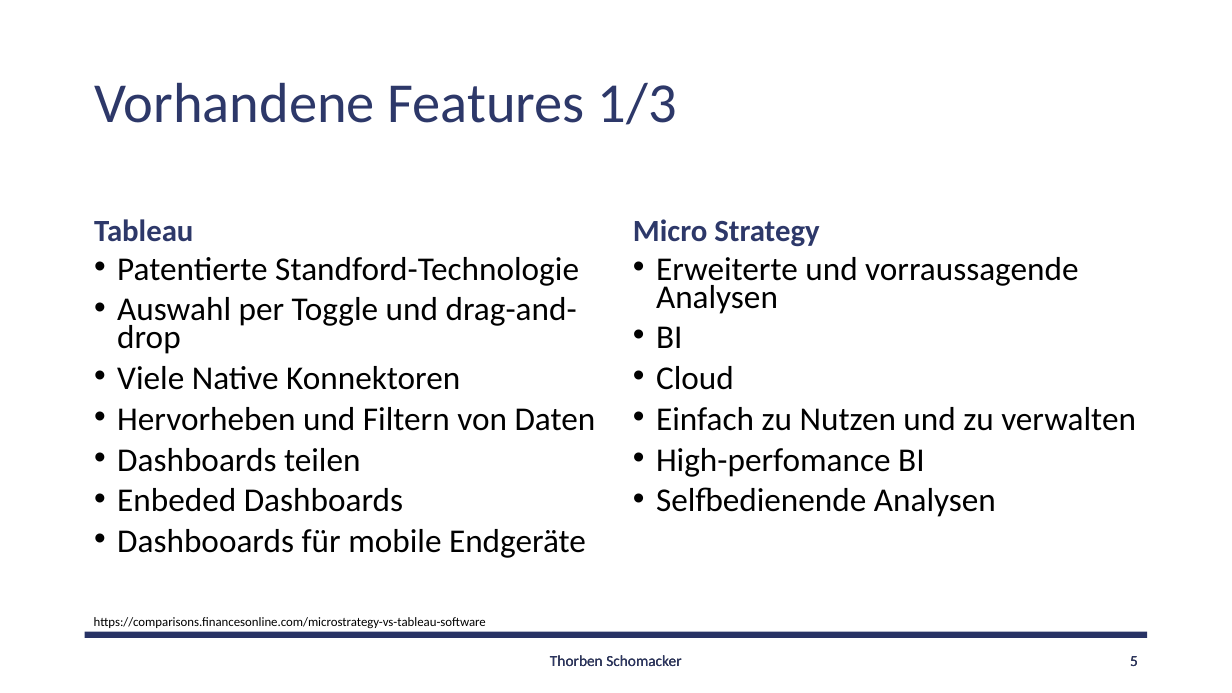
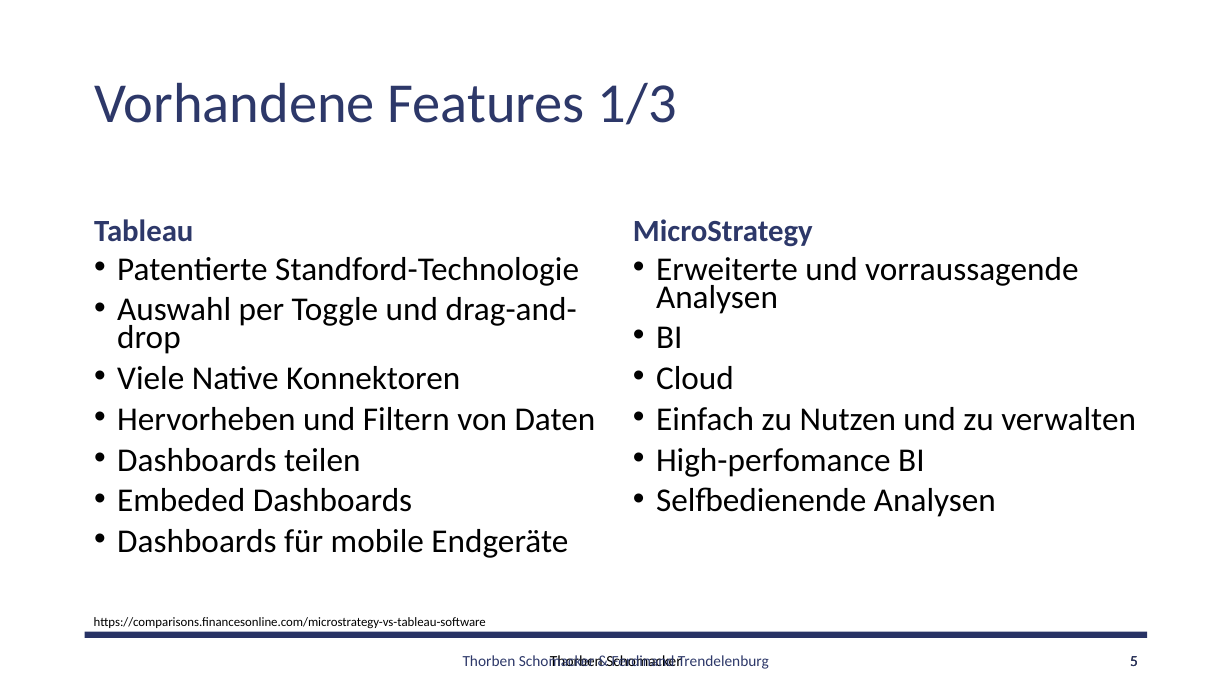
Before and after one commit to TeamOhneNamen/haw.bai.dw, a slide deck: slide 5 of 05/trendelenburg_schomacker.pptx. Drawn at 1232x693 pixels with LibreOffice and Linux fonts; fonts in the diff are those of the drawing; background and template pictures are left out. Boxes give left, top, right and bottom in pixels: in the first picture for what was removed or moved away, otherwise in the second. Text is boxed around its words. In the diff, an @@ line names an element or a change of style, - is before the commit and + after.

```diff
--- a/05/trendelenburg_schomacker.pptx
+++ b/05/trendelenburg_schomacker.pptx
@@ text at <box>633,219,813,247</box>: spaces changed @@
-Micro Strategy
+MicroStrategy
@@ text at <box>117,488,568,558</box>: text changed @@
-• Enbeded Dashboards
-• Dashbooards für mobile Endgeräte
+• Embeded Dashboards
+• Dashboards für mobile Endgeräte
@@ text at <box>550,655,769,669</box>: text changed @@
-Thorben Schomacker
+Thorben Schomacker & Ferdinand Trendelenburg
```
Also in this commit, not shown: 15 other slides changed, 10 slides added, 2 other files.
